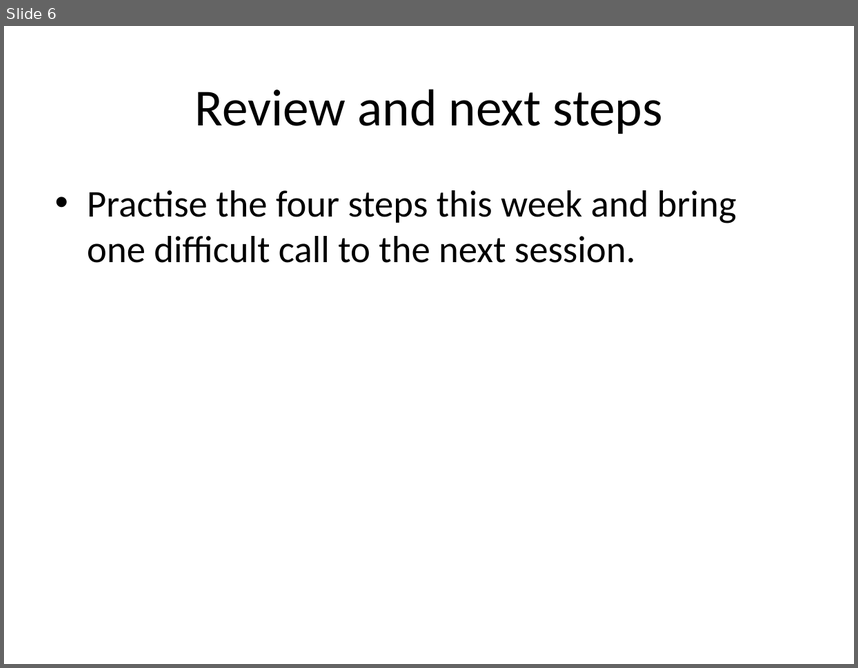
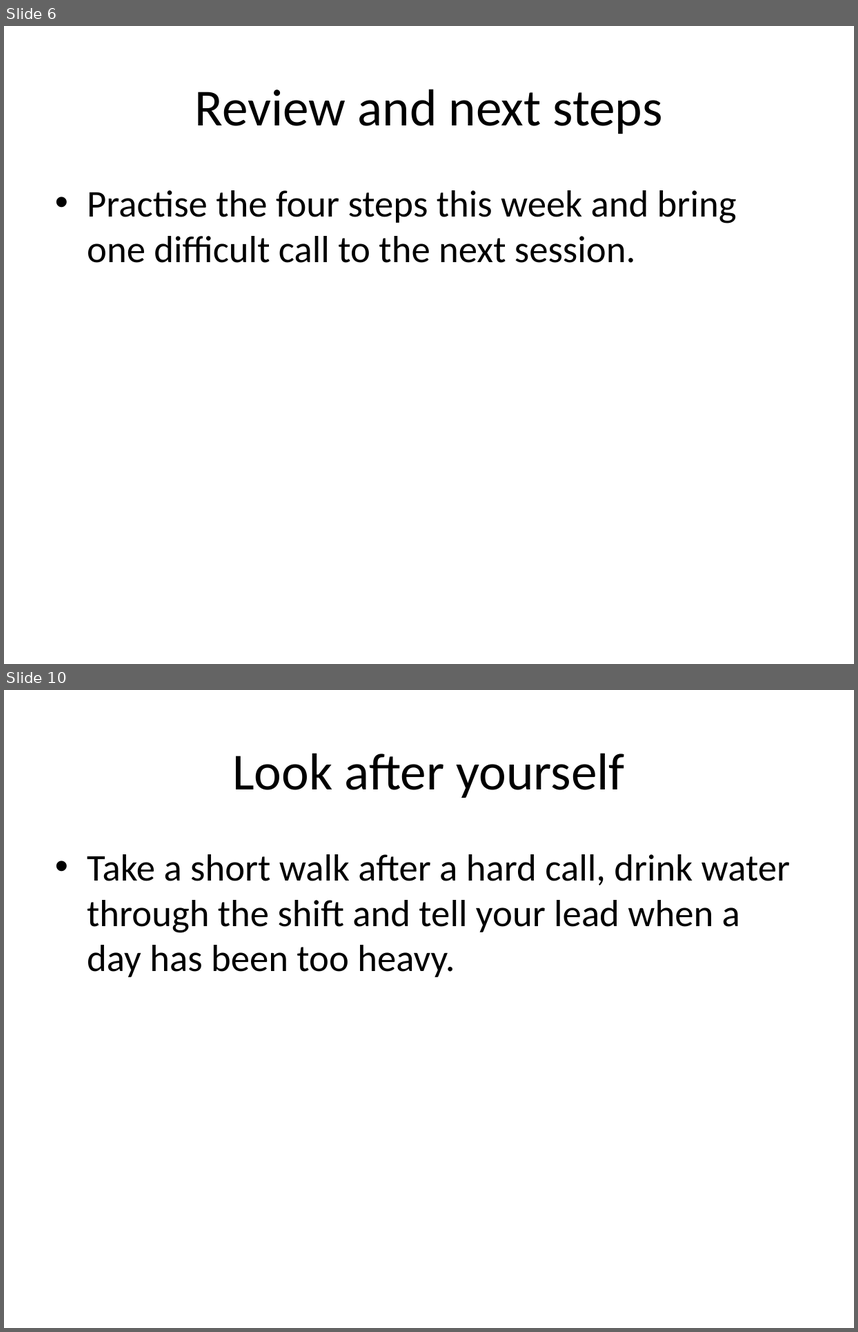
Before and after one commit to pTidke/pdfanchor, a slide deck: references/chunking/generated/deck.pptx. Shown one above the other, each under a label of ours: slide 6 before the commit, slides 6 and 10 after it; the slides between them are not shown. The pictures are 858x668 and 858x1332 pixels, drawn with LibreOffice and Linux fonts; fonts in the diff are those of the drawing. Boxes give left, top, right and bottom in pixels: in the first picture for what was removed or moved away, otherwise in the second. Text is boxed around its words. In the diff, an @@ line names an element or a change of style, - is before the commit and + after.

```diff
--- a/references/chunking/generated/deck.pptx
+++ b/references/chunking/generated/deck.pptx
@@ slide 10 added at (4, 690, 854, 1328), background #FFFFFF @@
@@ title added at (232, 753, 624, 798), 44 pt, text #000000 @@
+Look after yourself
@@ text added at (87, 854, 790, 977), 32 pt, text #000000 @@
+• Take a short walk after a hard call, drink water through the shift and tell your lead when a day has been too heavy.
```
Also in this commit, not shown: 4 other slides added, 8 other files.
